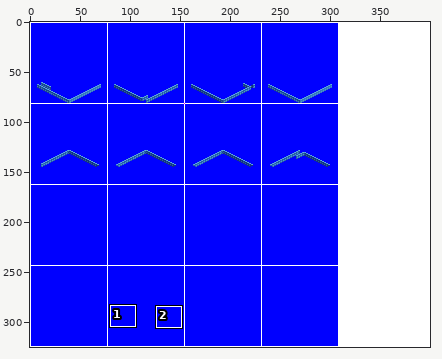
Edited in one commit: pixel-art file (src/fences/fences.aseprite). The picture above shows the old version from afar; the outline marks the close-up.
Close-up. Before the edit:
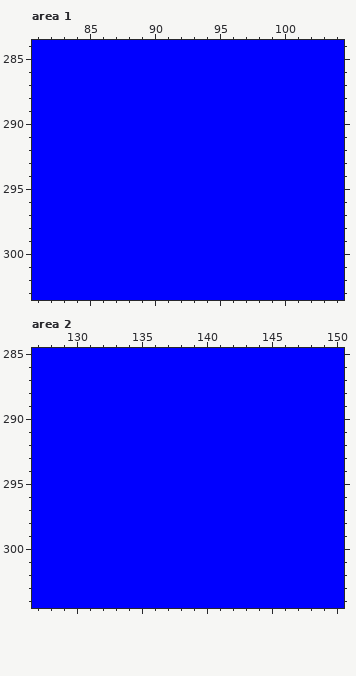
400x325 pixels, 1 frame. Shown: area 1: x 81..104, y 284..303; area 2: x 127..150, y 285..304. The commit also changed other parts of the picture, which this record leaves out.
Once edited:
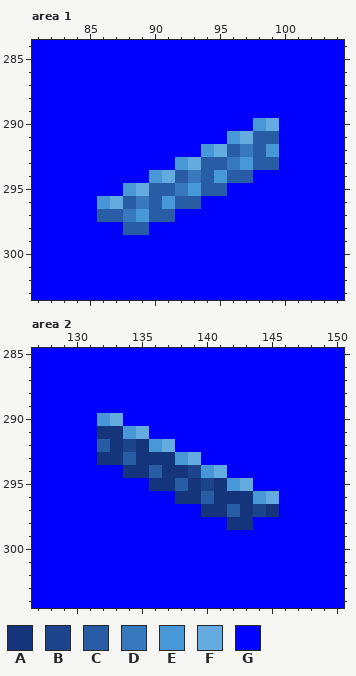
Palette (. is transparent): A #14347c  B #1c448c  C #285ca4  D #3878bc  E #4898d8  F #64ace0  G #0000ff
Edits made:
{"change": "layer \"Blue/Sloped single house/fence rear\" added"}
{"where": "area 1, layer \"Blue/Sloped single house/fence rear\""}
{"y":290,"x":98,"old":"GG","new":"EF"}
{"y":291,"x":96,"old":"GGGG","new":"EFCC"}
{"y":292,"x":94,"old":"GGGGGG","new":"EFCDCE"}
{"y":293,"x":92,"old":"GGGGGGGG","new":"EFCCDECC"}
{"y":294,"x":90,"old":"GGGGGGGG","new":"EFCDCECC"}
{"y":295,"x":88,"old":"GGGGGGGG","new":"EFCCDECC"}
{"y":296,"x":86,"old":"GGGGGGGG","new":"EFCDCECC"}
{"y":297,"x":86,"old":"GGGGGG","new":"CCDECC"}
{"y":298,"x":88,"old":"GG","new":"CC"}
{"where": "area 2, layer \"Blue/Sloped single house/fence rear\""}
{"y":290,"x":132,"old":"GG","new":"EF"}
{"y":291,"x":132,"old":"GGGG","new":"AAEF"}
{"y":292,"x":132,"old":"GGGGGG","new":"CABAEF"}
{"y":293,"x":132,"old":"GGGGGGGG","new":"AACAAAEF"}
{"y":294,"x":134,"old":"GGGGGGGG","new":"AACAABEF"}
{"y":295,"x":136,"old":"GGGGGGGG","new":"AACABAEF"}
{"y":296,"x":138,"old":"GGGGGGGG","new":"AACAAAEF"}
{"y":297,"x":140,"old":"GGGGGG","new":"AACABA"}
{"y":298,"x":142,"old":"GG","new":"AA"}
